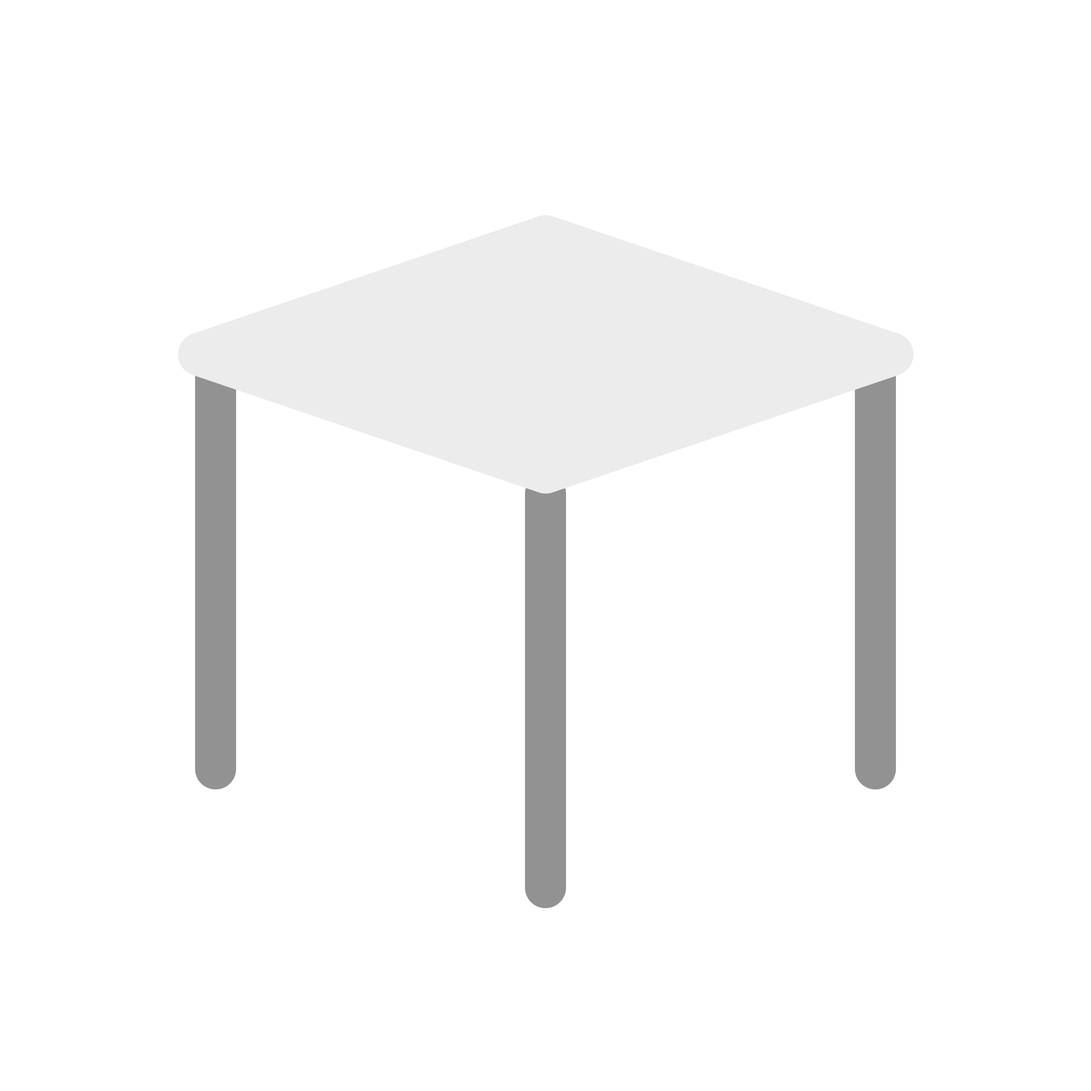
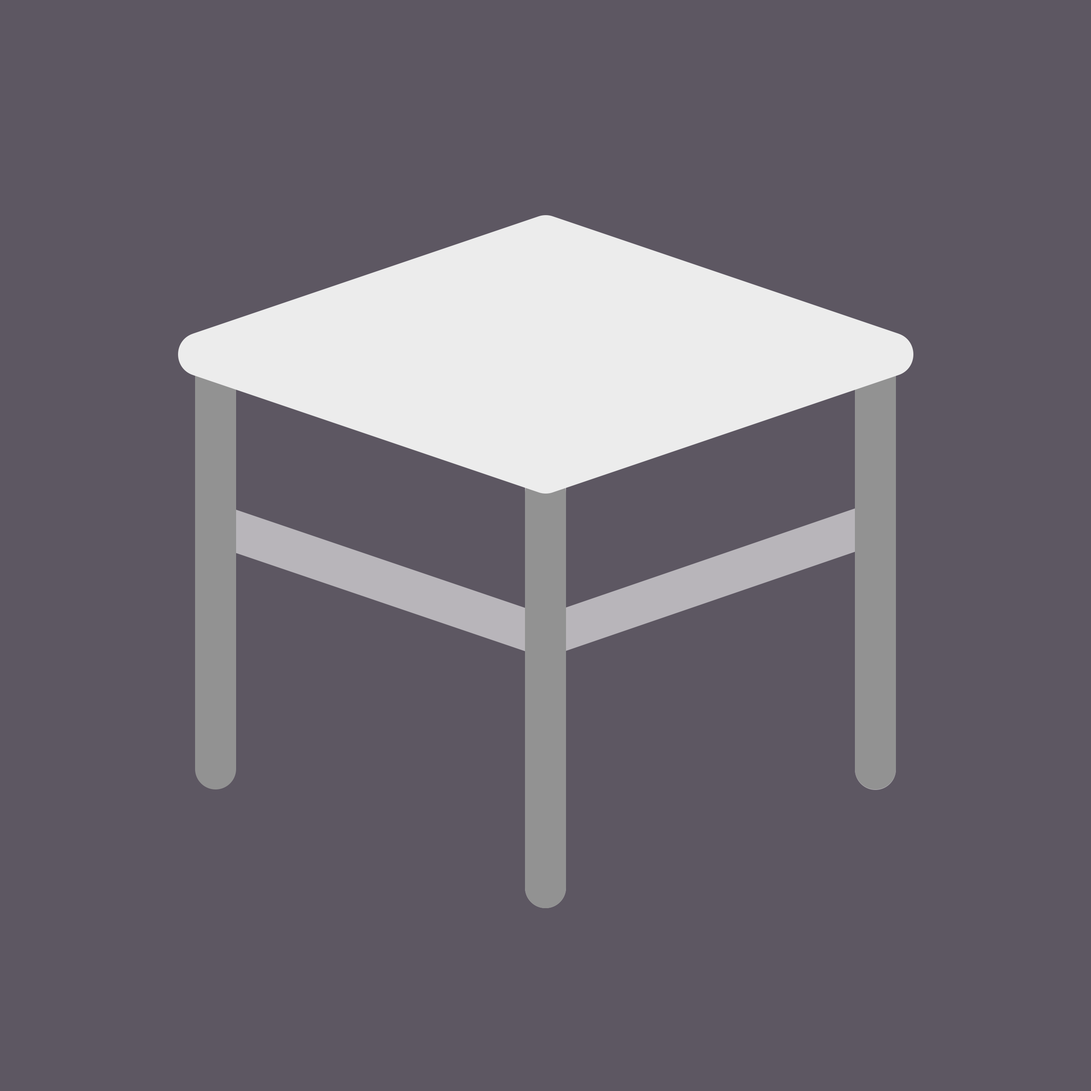
Revision of a layered 1091×1091 image; what changed, layer by layer:
"Background Layer": opacity 0% → 100%, painted on it over [0, 0, 1091, 1091]
